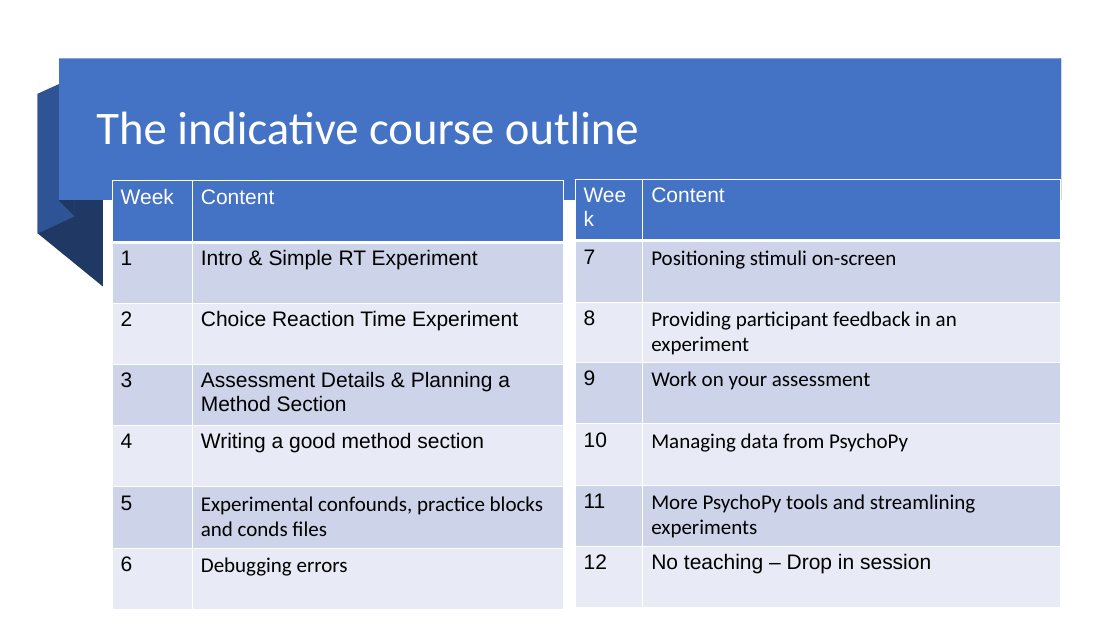
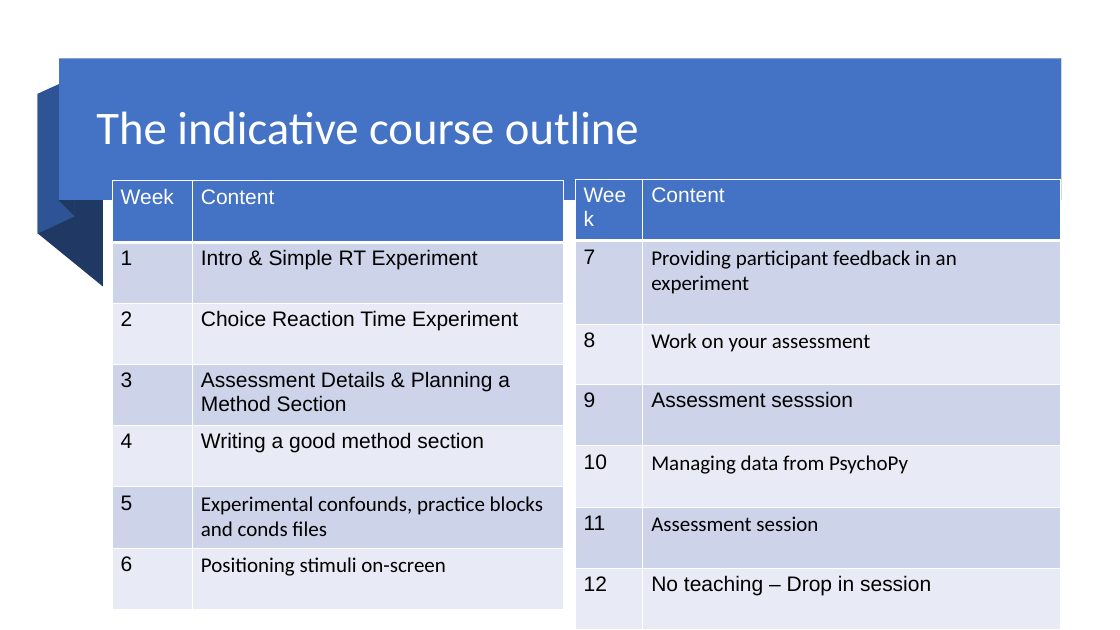
Before and after one commit to GlenPennington/EDP, a slide deck: slide 7 of ppts/001_Course_Introduction.pptx. Drawn at 1120x630 pixels with LibreOffice and Linux fonts; fonts in the diff are those of the drawing. Boxes give left, top, right and bottom in pixels: in the first picture for what was removed or moved away, otherwise in the second. Text is boxed around its words. In the diff, an @@ line names an element or a change of style, - is before the commit and + after.

```diff
--- a/ppts/001_Course_Introduction.pptx
+++ b/ppts/001_Course_Introduction.pptx
@@ table at (x1=113, y1=181, x2=564, y2=609) @@
-row 7, column 2: Debugging errors
+row 7, column 2: Positioning stimuli on-screen
@@ table at (x1=576, y1=180, x2=1061, y2=630) @@
-row 2, column 2: Positioning stimuli on-screen
+row 2, column 2: Providing participant feedback in an experiment
-row 3, column 2: Providing participant feedback in an experiment
+row 3, column 2: Work on your assessment
-row 4, column 2: Work on your assessment
+row 4, column 2: Assessment sesssion
-row 6, column 2: More PsychoPy tools and streamlining experiments
+row 6, column 2: Assessment session
```
